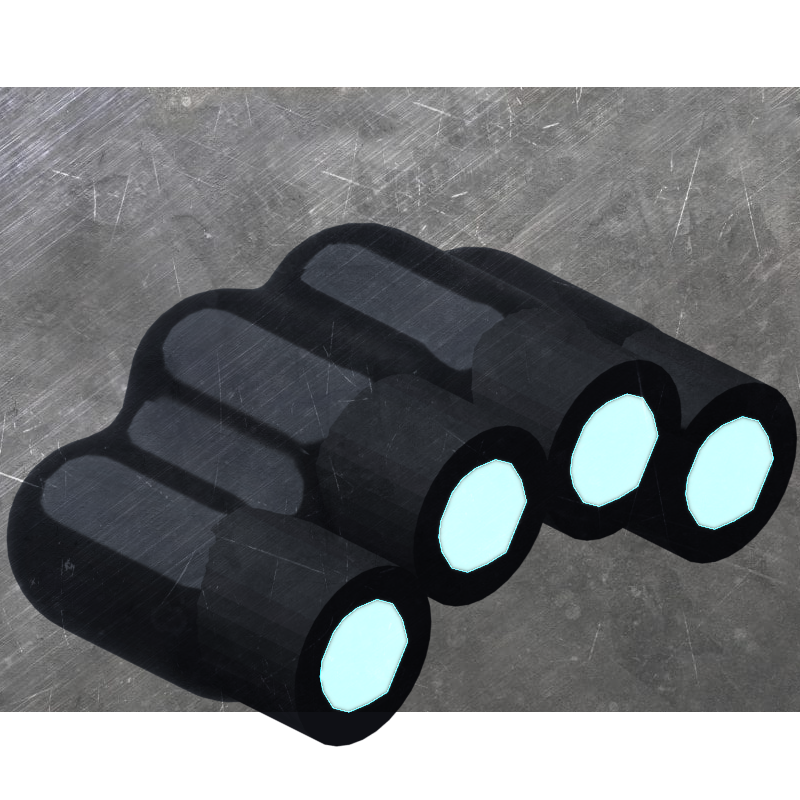
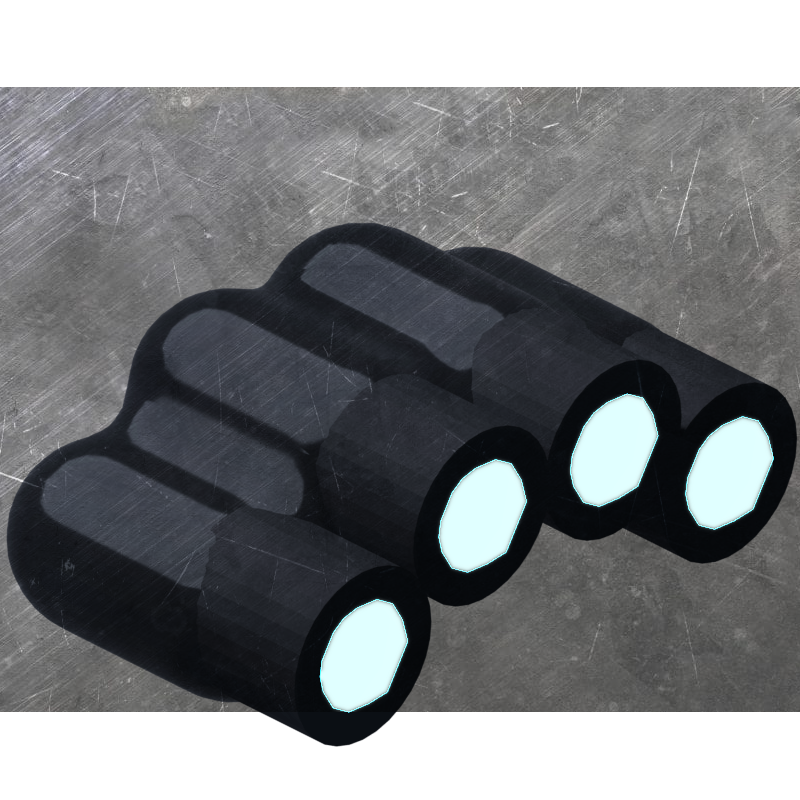
Revision of a layered 800px x 800px image; what changed, layer by layer:
moved "Floated Layer" above "iron_texture637.jpg", painted on it over [321, 394, 773, 712]
painted on "tier 3 thruster guz.png" over [7, 223, 796, 746]
